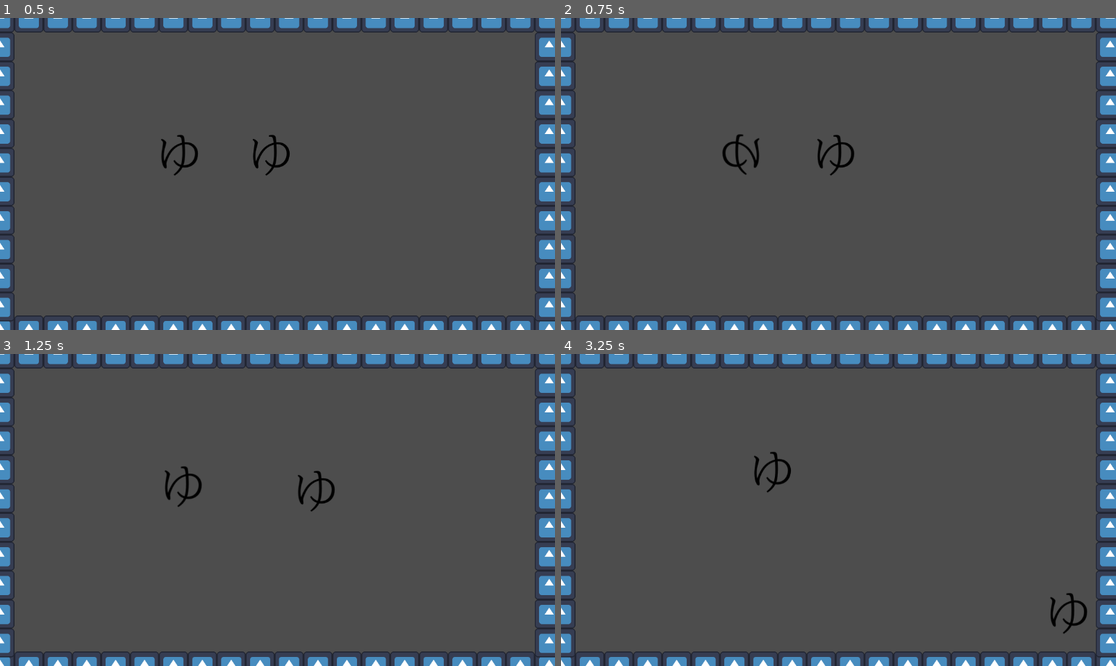
Above: before the commit, frames 1-4 (two rows, left to right).
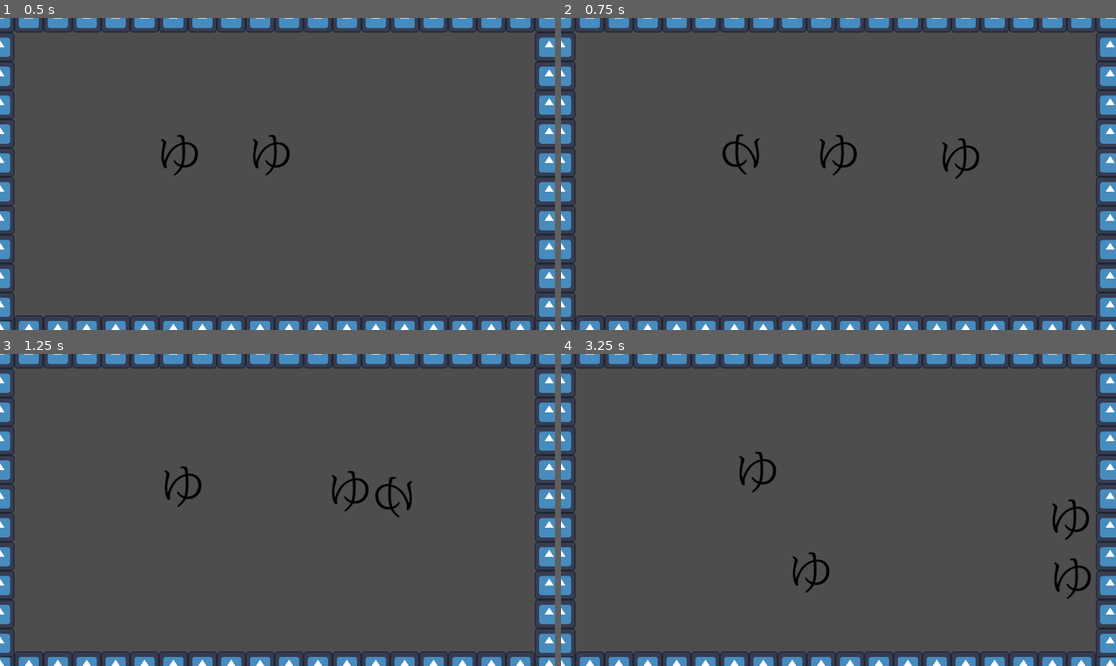
Above: after the commit, the same moments.

Repository: geometriccross/aquarium
Game: Godot game, scene res://tscn/main.tscn
The game is run twice, just before and just after one commit, with the same random seed, the same clock (stepped at 60 frames per second) and the same inputs. The engine's default icon, where the game draws it, is replaced by a stand-in: a white triangle on a blue panel in a dark square.
Inputs (mouse positions are in pixels of both pictures, inside the frame that each line leads up to):
- Up to frame 1 (0.5 s): no input
- Up to frame 2 (0.75 s): move the mouse to (960, 158) at 0.52 s; hold D from 0.53 s (still down); click (960, 158) at 0.67 s
- Up to frame 3 (1.25 s): keep holding D
- Up to frame 4 (3.25 s): move the mouse to (727, 525) at 1.27 s; release D at 1.28 s; hold S 1.28-2.03 s; move the mouse to (894, 441) at 2.02 s; hold D 2.03-2.78 s; move the mouse to (810, 572) at 2.77 s; hold W from 2.78 s (still down); click (810, 572) at 2.92 s

Frame 1 is identical in both runs. In frame 2, 0.6% of the frame differs, in the area x 46-76%, y 37-52%; in frame 3, 0.7%; in frame 4, 1.4%, in the area x 32-96%, y 31-90%.

Commit message:
魚の重力や、rayの長さを変更

Diff:
--- a/tscn/fish.tscn
+++ b/tscn/fish.tscn
@@ -9,8 +9,11 @@
 height = 92.0
 
 [node name="fish" type="RigidBody2D"]
-gravity_scale = 0.06
+gravity_scale = 0.0
 script = ExtResource("1_nmrwm")
+behavior_interval_max = 0.5
+behavior_interval_min = 0.1
+move_speed = 700
 
 [node name="ゆ" type="Sprite2D" parent="."]
 texture = ExtResource("1_siun8")
--- a/tscn/main.tscn
+++ b/tscn/main.tscn
@@ -1,24 +1,25 @@
-[gd_scene load_steps=3 format=3 uid="uid://ct5qu3seilaqx"]
+[gd_scene load_steps=4 format=3 uid="uid://ct5qu3seilaqx"]
 
 [ext_resource type="PackedScene" uid="uid://ytk41imemgoh" path="res://tscn/fish.tscn" id="1_otopm"]
 [ext_resource type="PackedScene" uid="uid://bmatqbu07rytq" path="res://tscn/wall_block.tscn" id="2_e3j88"]
+[ext_resource type="PackedScene" uid="uid://bta2txbet7l6f" path="res://tscn/spawner.tscn" id="2_rlnsw"]
 
 [node name="main" type="Node2D"]
 
 [node name="fish" parent="." instance=ExtResource("1_otopm")]
 position = Vector2(562, 285)
-gravity_scale = 0.0
 behavior_interval_max = 1.0
 behavior_interval_min = 0.2
 
 [node name="fish2" parent="." instance=ExtResource("1_otopm")]
 position = Vector2(369, 285)
-gravity_scale = 0.0
 manual_control = false
 behavior_interval_max = 1.0
 behavior_interval_min = 0.2
 move_speed = 500
 
+[node name="spawner" parent="." instance=ExtResource("2_rlnsw")]
+
 [node name="wall" type="Node2D" parent="."]
 
 [node name="top" type="Node2D" parent="wall"]
